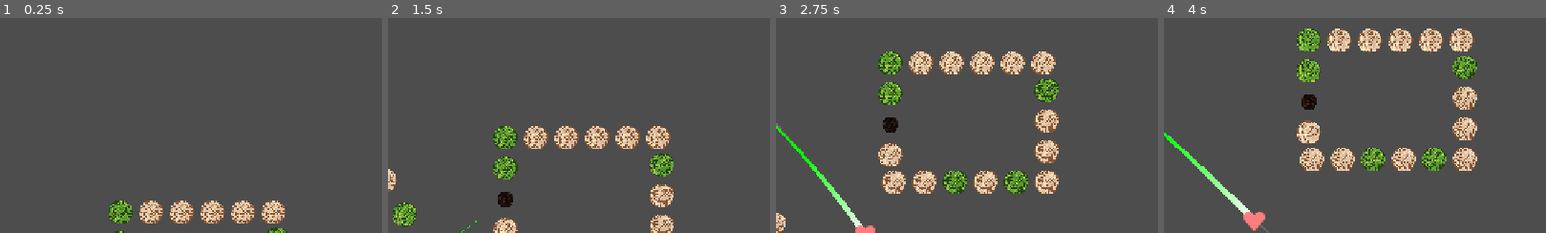
Above: before the commit, frames 1-4 (left to right).
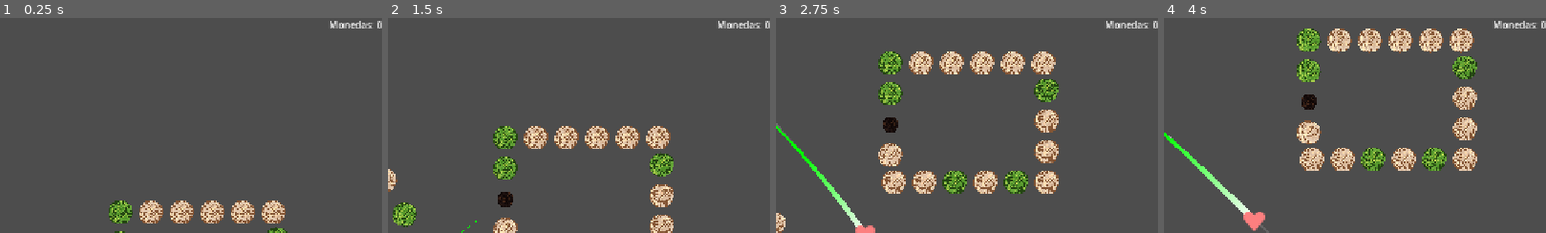
Above: after the commit, the same moments.

Repository: Markynico/LUJ-2026
Game: Godot game, scene res://escenas/prueba_escena.tscn
Two runs of this game, one before a commit and one after it. Both use one fixed random seed, a clock stepped at 60 frames per second and the inputs below. The engine's default icon, where the game draws it, is replaced by a stand-in: a white triangle on a blue panel in a dark square. Sound files missing from this copy of the repository are replaced by a short silence.
Inputs (mouse positions are % of the whole screen's width and height, from its top left):
- Up to frame 1 (0.25 s): no input
- Up to frame 2 (1.5 s): tap Y at 0.5, 1.25 s; move the mouse to (72, 45) at 0.52 s; click (72, 45) at 0.67 s; drag from (30, 55) to (17, 86) at 1.27 s
- Up to frame 3 (2.75 s): tap Y at 2 s; move the mouse to (60, 28) at 2.02 s; click (60, 28) at 2.17 s
- Up to frame 4 (4 s): tap Y at 2.75, 3.5 s; drag from (45, 70) to (17, 86) at 2.77 s; move the mouse to (80, 65) at 3.52 s; click (80, 65) at 3.67 s
The pictures show only the part of the screen within x 50-100%, y 0-50%; the shares and areas given below are measured in that part.

The runs differ from the first frame. In frame 1, 0.3% of the frame differs, in the area x 86-100%, y 1-5%; in frame 2, 0.3%; in frame 3, 0.3%; in frame 4, 0.3%.

Commit message:
monedas y puntos global

Diff:
--- a/luj-2026/escenas/hud.tscn
+++ b/luj-2026/escenas/hud.tscn
@@ -11,8 +11,21 @@
 grow_vertical = 2
 script = ExtResource("1_m5lxu")
 
-[node name="BolasRestantes" type="Label" parent="." unique_id=1556842408]
-layout_mode = 0
-offset_right = 40.0
+[node name="HBoxContainer" type="HBoxContainer" parent="." unique_id=764577966]
+layout_mode = 1
+anchors_preset = 10
+anchor_right = 1.0
 offset_bottom = 23.0
+grow_horizontal = 2
+
+[node name="BolasRestantes" type="Label" parent="HBoxContainer" unique_id=1556842408]
+unique_name_in_owner = true
+layout_mode = 2
 text = "Bolas de pelo restantes:"
+
+[node name="Monedas" type="Label" parent="HBoxContainer" unique_id=599543815]
+unique_name_in_owner = true
+layout_mode = 2
+size_flags_horizontal = 10
+text = "Monedas: "
+horizontal_alignment = 2
--- a/luj-2026/escenas/prueba_escena.tscn
+++ b/luj-2026/escenas/prueba_escena.tscn
@@ -4,9 +4,6 @@
 [ext_resource type="PackedScene" uid="uid://che0rryy8c7cq" path="res://escenas/gato.tscn" id="2_3a2ma"]
 [ext_resource type="PackedScene" uid="uid://b07gjr8bpk3tm" path="res://escenas/hud.tscn" id="3_l1he2"]
 [ext_resource type="Script" uid="uid://bh3lxufik2p65" path="res://scripts/niveles/cargador_de_nivel.gd" id="3_qjisj"]
-[ext_resource type="PackedScene" uid="uid://dy3jqoayfdkwm" path="res://escenas/pelotita_estatica_prueba.tscn" id="4_qjisj"]
-[ext_resource type="Script" uid="uid://mrkgoq2v1cix" path="res://scripts/niveles/selector_de_niveles.gd" id="5_7oqg1"]
-[ext_resource type="Resource" uid="uid://fxthvqs3nbe6" path="res://niveles/cool s.tres" id="6_3a2ma"]
 [ext_resource type="PackedScene" uid="uid://dy3jqoayfdkwm" path="res://escenas/Ovillo.tscn" id="4_qjisj"]
 [ext_resource type="Script" uid="uid://mrkgoq2v1cix" path="res://scripts/niveles/selector_de_niveles.gd" id="5_7oqg1"]
 [ext_resource type="Resource" uid="uid://ed62sq6tp7rx" path="res://niveles/prueba4.tres" id="6_3a2ma"]
@@ -21,8 +18,10 @@
 position = Vector2(455, 41)
 game_manager = NodePath("../GameManager")
 
-[node name="HUD" parent="." unique_id=2102008230 node_paths=PackedStringArray("game_manager") instance=ExtResource("3_l1he2")]
-game_manager = NodePath("../GameManager")
+[node name="CanvasLayer" type="CanvasLayer" parent="." unique_id=2101704717]
+
+[node name="HUD" parent="CanvasLayer" unique_id=2102008230 node_paths=PackedStringArray("game_manager") instance=ExtResource("3_l1he2")]
+game_manager = NodePath("../../GameManager")
 
 [node name="Label" type="Label" parent="." unique_id=1049854138]
 offset_left = 4.0
--- a/luj-2026/project.godot
+++ b/luj-2026/project.godot
@@ -14,6 +14,10 @@
 run/main_scene="uid://dmc7utikh5oir"
 config/features=PackedStringArray("4.7", "GL Compatibility")
 config/icon="res://icon.svg"
+
+[autoload]
+
+Global="*uid://btuoalh7saemw"
 
 [display]
 
--- /dev/null
+++ b/luj-2026/scripts/global.gd
@@ -0,0 +1,15 @@
+extends Node
+
+var monedas : int = 0
+var puntos : int = 0
+
+signal monedas_cambiadas(monedas : int)
+signal puntos_cambiados(puntos : int)
+
+func actualizar_monedas(valor):
+	monedas += valor
+	monedas_cambiadas.emit(monedas)
+
+func actualizar_puntos(valor):
+	puntos += valor
+	puntos_cambiados.emit(puntos)
--- a/luj-2026/scripts/hud.gd
+++ b/luj-2026/scripts/hud.gd
@@ -1,15 +1,22 @@
 extends Control
+
+@onready var bolas_restantes: Label = %BolasRestantes
+@onready var monedas_label: Label = %Monedas
 
 @export var game_manager : GameManager
 # Called when the node enters the scene tree for the first time.
 func _ready() -> void:
 	actualizar_bolas_restantes(game_manager.bolas_restantes)
 	game_manager.bola_usada.connect(actualizar_bolas_restantes)
-
+	actualizar_monedas(Global.monedas)
+	Global.monedas_cambiadas.connect(actualizar_monedas)
 
 # Called every frame. 'delta' is the elapsed time since the previous frame.
 func _process(delta: float) -> void:
 	pass
 
 func actualizar_bolas_restantes(cantidad : int) -> void:
-	$BolasRestantes.text = "Bolas de pelo restantes: " + str(cantidad)
+	bolas_restantes.text = "Bolas de pelo restantes: " + str(cantidad)
+
+func actualizar_monedas(monedas : int):
+	monedas_label.text = "Monedas: " + str(Global.monedas)
Not shown, added: luj-2026/scripts/global.gd.uid
